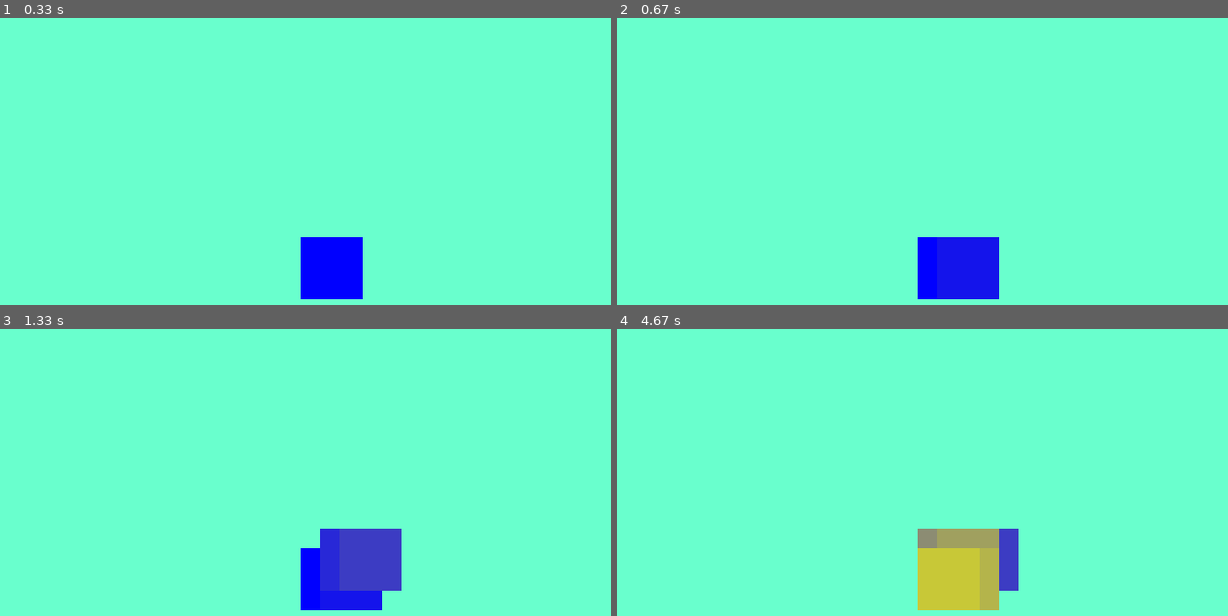
Above: before the commit, frames 1-4 (two rows, left to right).
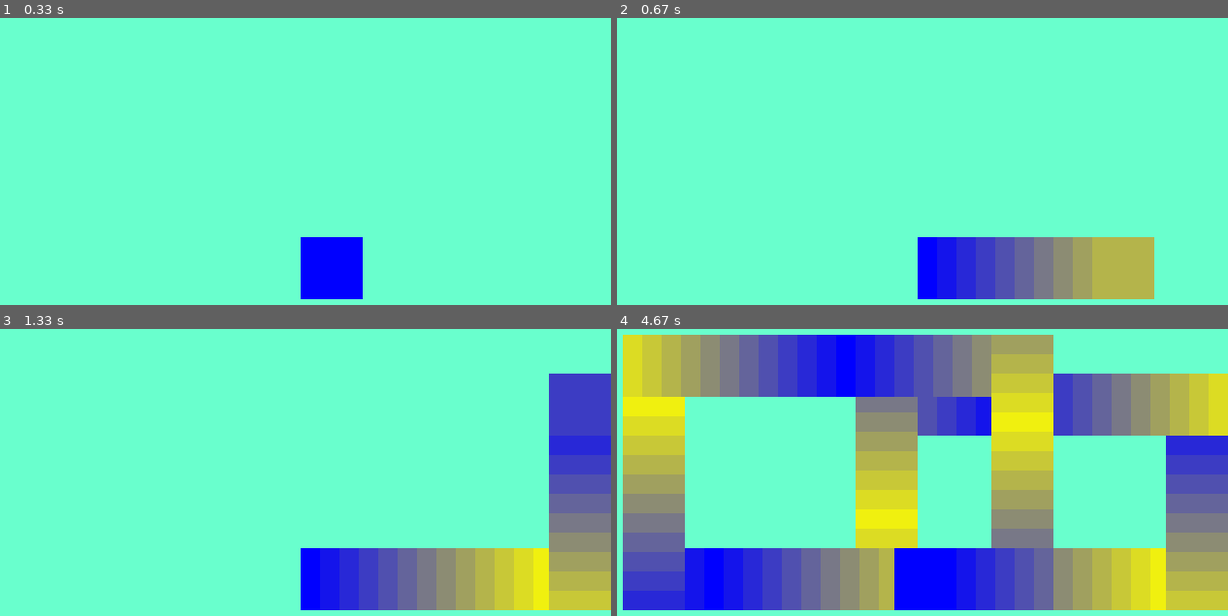
Above: after the commit, the same moments.

Repository: 16thpolicy/pygameExperiment
Game: pygame game, started from game1.py
The game is run twice, just before and just after one commit, with the same random seed, the same clock (stepped at 60 frames per second) and the same inputs.
Inputs:
- Up to frame 1 (0.33 s): no input
- Up to frame 2 (0.67 s): hold D from 0.33 s (still down)
- Up to frame 3 (1.33 s): release D at 0.8 s; hold W 0.83-1.13 s; hold D from 1.17 s (still down)
- Up to frame 4 (4.67 s): release D at 1.63 s; hold A 1.67-2.2 s; hold S 2.23-2.53 s; hold A 2.57-2.97 s; hold W 3-3.37 s; hold D 3.4-4.03 s; hold S 4.07-4.43 s; hold A from 4.47 s (still down)

Frame 1 is identical in both runs. In frame 2, 6.3% of the frame differs, in the area x 58-88%, y 76-98%; in frame 3, 15%; in frame 4, 65%, in the area x 0-100%, y 2-98%.

Commit message:
Update game1.py
Holding down a button now gives continuous movement

Diff:
--- a/game1.py
+++ b/game1.py
@@ -10,12 +10,24 @@
         self.colorR=20
         self.colorG=20
         self.colorB=20
+        self.width=width
+        self.height=height
     def set_position(self,x,y):
         self.rect.x=x
         self.rect.y=y
-    def move_position(self,x,y):
-        self.rect.x+=x
-        self.rect.y+=y
+    def move_position(self,x,y,xbound,ybound):#add parameters
+        if(self.rect.x+x+self.width>xbound):
+            self.rect.x=xbound-self.width
+        elif(self.rect.x+x<0):
+            self.rect.x=0
+        else:
+            self.rect.x+=x
+        if(self.rect.y+y+self.height>ybound):
+            self.rect.y=ybound-self.height
+        elif(self.rect.y+y<0):
+            self.rect.y=0
+        else:
+            self.rect.y+=y
     def give_position(self):
         return [self.rect.x,self.rect.y]
     def changecolor(self):
@@ -40,7 +52,7 @@
     pygame.init()
 
     window_size = window_width, window_height = 640,480
-    window = pygame.display.set_mode(window_size,pygame.RESIZABLE|pygame.FULLSCREEN)
+    window = pygame.display.set_mode(window_size,pygame.RESIZABLE)
 
 
 
@@ -67,41 +79,57 @@
 
 
 
-
+    w_key=False
+    a_key=False
+    s_key=False
+    d_key=False
 
     running = True
     while(running):
+        print("howmanytimesitpasseshere")
         for event in pygame.event.get():
-            if(event.type == pygame.QUIT or event.type== pygame.K_ESCAPE):
+            print("event: ",event)
+            if(event.type == pygame.QUIT or (event.type== pygame.KEYDOWN and event.key == pygame.K_ESCAPE)):
                 running=False
             if(event.type == pygame.KEYDOWN):
                 if(event.key == pygame.K_w):
                     print("+w")
-                    a_block.move_position(0,-20)
-                    a_block.changecolor()
-                if(event.key == pygame.K_a):
+                    w_key=True
+                elif(event.key == pygame.K_a):
                     print("+a")
-                    a_block.move_position(-20,0)
-                    a_block.changecolor()
-                if(event.key == pygame.K_s):
+                    a_key=True
+                elif(event.key == pygame.K_s):
                     print("+s")
-                    a_block.move_position(0,+20)
-                    a_block.changecolor()
-                if(event.key == pygame.K_d):
+                    s_key=True
+                elif(event.key == pygame.K_d):
                     print("+d")
-                    a_block.move_position(+20,0)
-                    a_block.changecolor()
+                    d_key=True
             if(event.type ==pygame.KEYUP):
                 if(event.key == pygame.K_w):
                     print("-w")
-                if(event.key == pygame.K_a):
+                    w_key=False
+                elif(event.key == pygame.K_a):
                     print("-a")
-                if(event.key == pygame.K_s):
+                    a_key=False
+                elif(event.key == pygame.K_s):
                     print("-s")
-                if(event.key == pygame.K_d):
+                    s_key=False
+                elif(event.key == pygame.K_d):
                     print("-d")
+                    d_key=False
+        if(w_key):
+            a_block.move_position(0,-20,window_width,window_height)
+            a_block.changecolor()
+        if(a_key):
+            a_block.move_position(-20,0,window_width,window_height)
+            a_block.changecolor()
+        if(s_key):
+            a_block.move_position(0,+20,window_width,window_height)
+            a_block.changecolor()
+        if(d_key):
+            a_block.move_position(+20,0,window_width,window_height)
+            a_block.changecolor()
         clock.tick(frames_per_sec)
         block_group.draw(window)
         pygame.display.update()
-
     pygame.quit()
